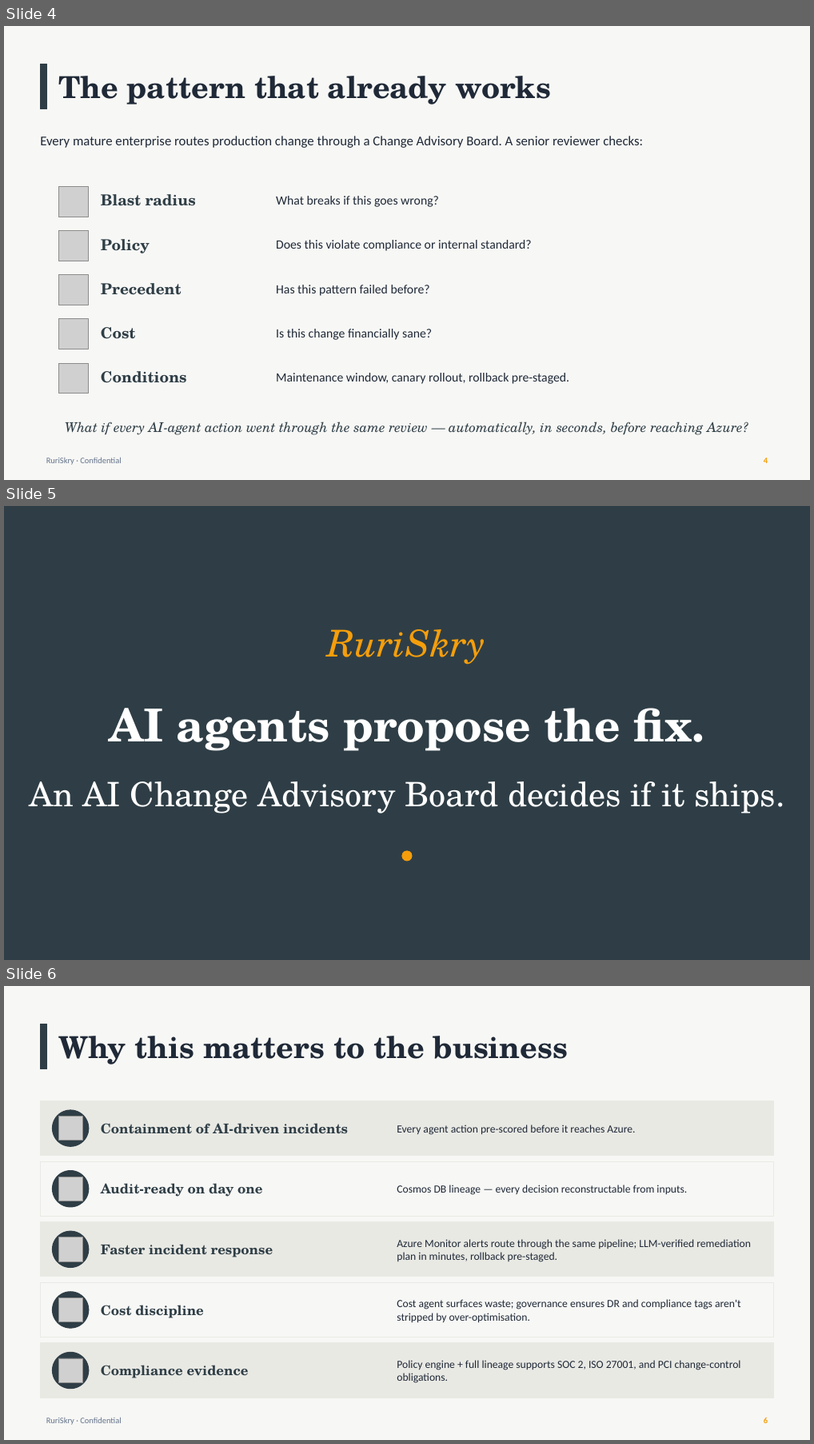
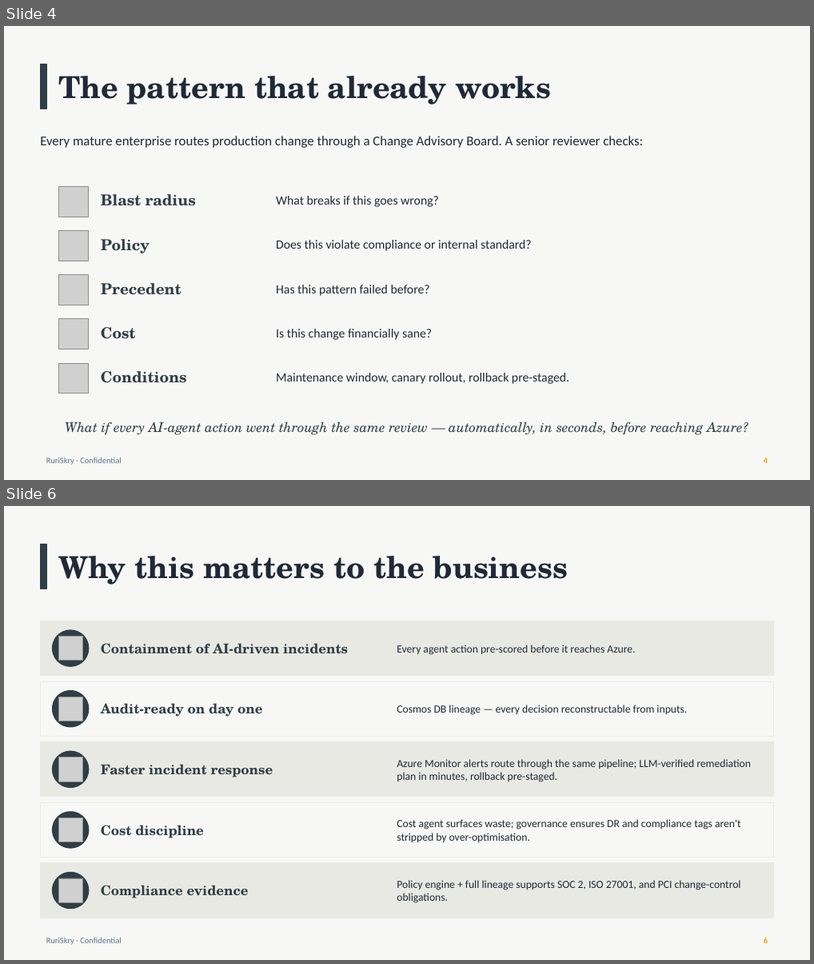
Before and after one commit to psc0des/sentinellayer, a slide deck: docs/RuriSkry-Exec-Deck.pptx. Shown one above the other, each under a label of ours: slides 4, 5 and 6 before the commit, slides 4 and 6 after it; the slides between them are not shown. The pictures are 814x1444 and 814x964 pixels, drawn with LibreOffice and Linux fonts; fonts in the diff are those of the drawing; grey boxes stand for pictures. Boxes give left, top, right and bottom in pixels: in the first picture for what was removed or moved away, otherwise in the second. Text is boxed around its words. In the diff, an @@ line names an element or a change of style, - is before the commit and + after.

```diff
--- a/docs/RuriSkry-Exec-Deck.pptx
+++ b/docs/RuriSkry-Exec-Deck.pptx
@@ slide 5 removed at (4, 506, 810, 960), background #2F3E46 @@
@@ text removed at (328, 629, 486, 664) @@
-RuriSkry
@@ text removed at (109, 708, 705, 751) @@
-AI agents propose the fix.
@@ text removed at (29, 781, 785, 813) @@
-An AI Change Advisory Board decides if it ships.
@@ ellipse removed at (402, 851, 412, 860) @@
```
Also in this commit, not shown: 1 slide added, 1 other file.
